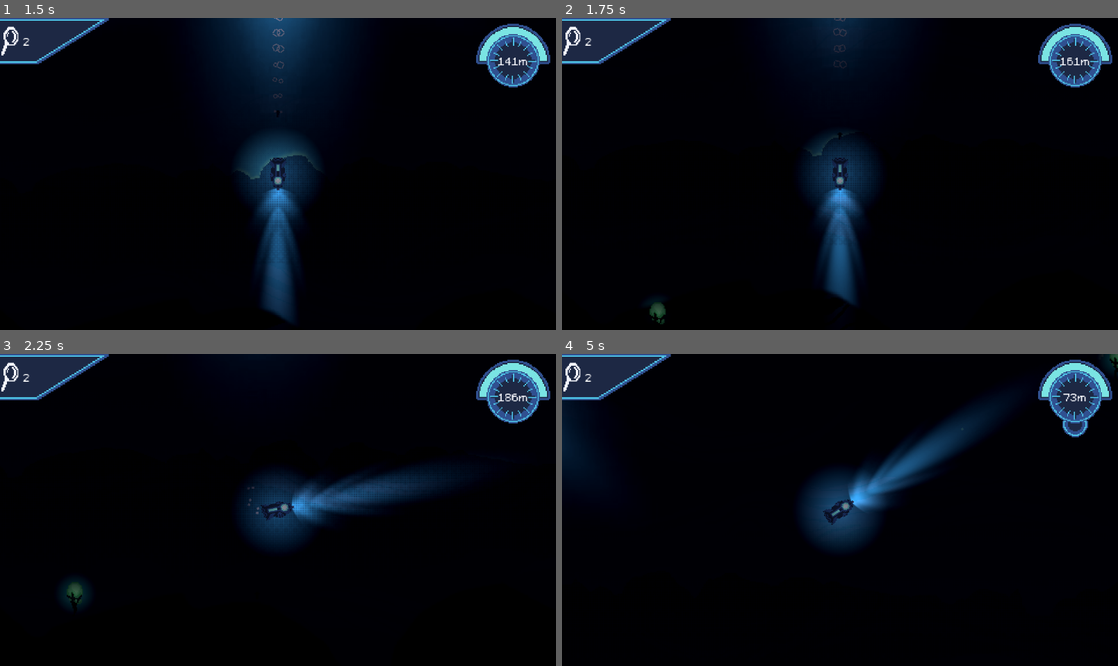
Above: before the commit, frames 1-4 (two rows, left to right).
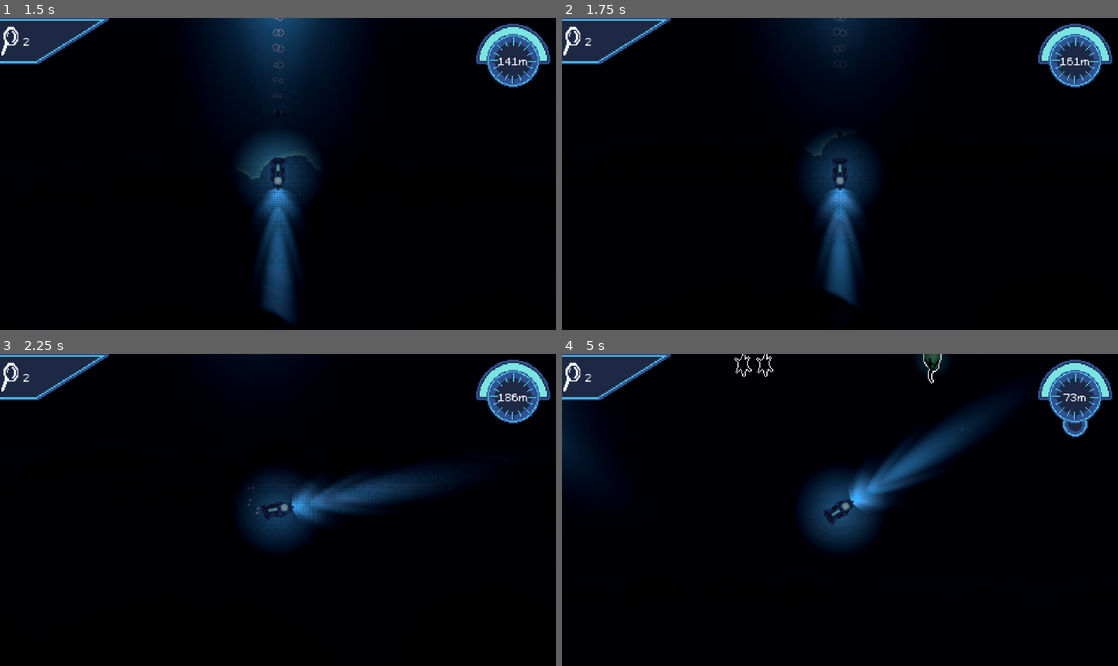
Above: after the commit, the same moments.

Repository: austingwatson/Depths
Game: Godot game, scene res://scenes/game.tscn
Two runs of this game, one before a commit and one after it. Both use one fixed random seed, a clock stepped at 60 frames per second and the inputs below. This scene is started directly instead of the project's main scene. Sound files missing from this copy of the repository are replaced by a short silence.
Inputs (mouse positions are in pixels of both pictures, inside the frame that each line leads up to):
- Up to frame 1 (1.5 s): tap Enter at 0.5 s; move the mouse to (400, 158) at 0.52 s; hold Space (thrust) 0.53-1.28 s; tap Mouse wheel down (change_weapon_down) at 0.6 s; click (400, 158) at 0.67 s; move the mouse to (166, 189) at 1.27 s; tap Mouse wheel up (change_weapon_up) at 1.35 s
- Up to frame 2 (1.75 s): no input
- Up to frame 3 (2.25 s): move the mouse to (333, 441) at 2.02 s; hold Space (thrust) from 2.03 s (still down); hold Right mouse button (rotate) from 2.03 s (still down)
- Up to frame 4 (5 s): move the mouse to (812, 572) at 2.77 s; release Right mouse button (rotate) at 2.78 s; click (812, 572) at 2.85 s; move the mouse to (1006, 556) at 3.52 s; release Space (thrust) at 3.53 s; tap Shift (sonar) at 3.6 s; move the mouse to (673, 463) at 4.27 s; tap Mouse wheel down (change_weapon_down) at 4.35 s

Frame 1 is identical in both runs. In frame 2, 0.1% of the frame differs, in the area x 15-19%, y 90-99%; in frame 3, 0.3%; in frame 4, 0.5%, in the area x 30-100%, y 0-10%.

Commit message:
updated spawn maxes of each fish.

Diff:
--- a/scenes/game.tscn
+++ b/scenes/game.tscn
@@ -24,6 +24,8 @@
 
 [sub_resource type="Curve" id="Curve_264po"]
 _limits = [0.0, 1.0, 0.0, 10000.0]
+_data = [Vector2(0, 0), 0.0, 0.0, 0, 0, Vector2(10000, 0), 0.0, 0.0, 0, 0]
+point_count = 2
 
 [sub_resource type="Curve" id="Curve_1kice"]
 _limits = [0.0, 1.0, 0.0, 10000.0]
@@ -36,28 +38,28 @@
 
 [sub_resource type="Curve" id="Curve_gee14"]
 _limits = [1.0, 10.0, 0.0, 10000.0]
-_data = [Vector2(0, 1), 0.0, 0.000203532, 0, 0, Vector2(1974.11, 1.21736), 0.0, 0.0, 0, 0, Vector2(5760.52, 4.65405), 0.000572086, 0.000572086, 0, 0, Vector2(10000, 8.10349), -0.00235986, 0.0, 0, 0]
-point_count = 4
+_data = [Vector2(550.162, 1), 0.0, 0.000203532, 0, 0, Vector2(809.062, 2.13381), 0.0, 0.0, 0, 0, Vector2(4919.09, 4.65405), 0.000572086, 0.000572086, 0, 0, Vector2(8640.78, 8.31984), 0.0, 0.0, 0, 0, Vector2(10000, 6.02872), -0.00235986, 0.0, 0, 0]
+point_count = 5
 
 [sub_resource type="Curve" id="Curve_iywne"]
 _limits = [0.0, 25.0, 0.0, 10000.0]
-_data = [Vector2(0, 0), 0.0, 0.0, 0, 0, Vector2(2524.27, 1.02807), 0.000304891, 0.000304891, 0, 0, Vector2(4886.73, 2.08877), 0.0, 0.0, 0, 0, Vector2(10000, 2.7252), -0.00446061, 0.0, 0, 0]
+_data = [Vector2(0, 5.05875), 0.0, 0.0, 0, 0, Vector2(2491.91, 5.27089), 0.000304891, 0.000304891, 0, 0, Vector2(5113.27, 13.1201), 0.0, 0.0, 0, 0, Vector2(10000, 8.66514), -0.00446061, 0.0, 0, 0]
 point_count = 4
 
 [sub_resource type="Curve" id="Curve_p57ef"]
 _limits = [0.0, 50.0, 0.0, 10000.0]
-_data = [Vector2(0, 2.05614), 0.0, -0.000319764, 0, 0, Vector2(2524.27, 3.32898), 0.00138003, 0.00138003, 0, 0, Vector2(4919.09, 6.29896), 0.0, 0.0, 0, 0, Vector2(10000, 13.0875), 0.00694076, 0.0, 0, 0]
+_data = [Vector2(0, 25.3916), 0.0, -0.000319764, 0, 0, Vector2(2621.36, 23.6945), 0.00138003, 0.00138003, 0, 0, Vector2(5113.27, 26.2402), 0.0, 0.0, 0, 0, Vector2(10000, 44.9086), 0.00694076, 0.0, 0, 0]
 point_count = 4
 
 [sub_resource type="Curve" id="Curve_u5sy4"]
 _limits = [1.0, 10.0, 0.0, 10000.0]
-_data = [Vector2(0, 1.52285), 0.0, 0.0, 0, 0, Vector2(4854.37, 3.50849), 0.0, 0.0, 0, 0, Vector2(10000, 5.49413), 0.0, 0.0, 0, 0]
-point_count = 3
+_data = [Vector2(10000, 3.27937), 0.0, 0.0, 0, 0]
+point_count = 1
 
 [sub_resource type="Curve" id="Curve_0tnpc"]
 _limits = [0.0, 25.0, 0.0, 10000.0]
-_data = [Vector2(0, 3.57376), 0.0, 0.000198641, 0, 0, Vector2(711.974, 9.72585), 0.00931522, 0.00931522, 0, 0, Vector2(7184.47, 25), 0.0, 0.0, 0, 0]
-point_count = 3
+_data = [Vector2(0, 3.57376), 0.0, 0.000198641, 0, 0, Vector2(6634.3, 13.7565), 0.00476739, 0.00476739, 0, 0, Vector2(8090.62, 25), -0.000297962, -0.000297962, 0, 0, Vector2(10000, 25), 0.0, 0.0, 0, 0]
+point_count = 4
 
 [sub_resource type="Curve" id="Curve_vtaks"]
 _limits = [0.0, 10.0, 0.0, 10000.0]
